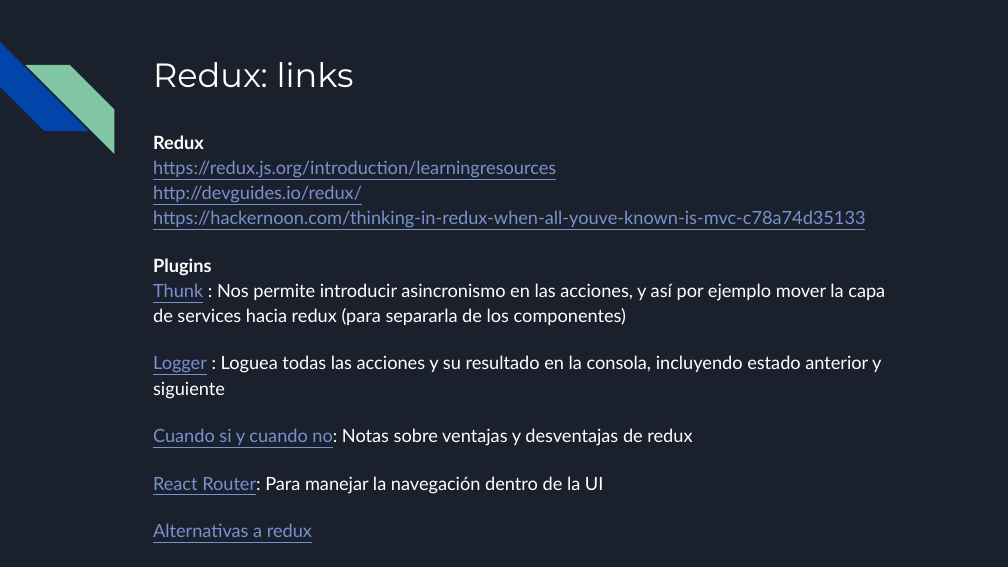
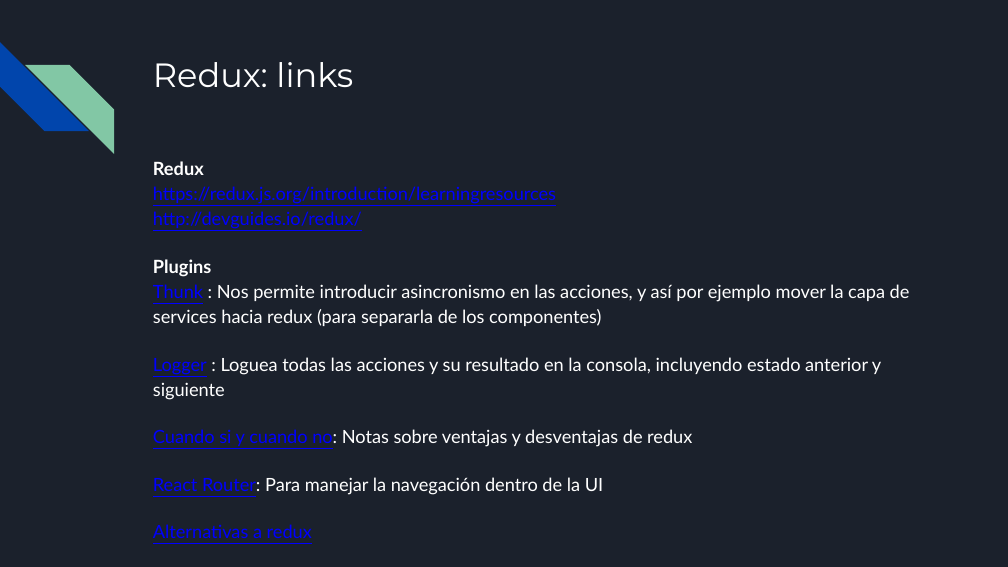
Before and after one commit to francisco-pinchentti/react-basics, a slide deck: slide 33 of docs/React.odp (slide 34 before the commit). Drawn at 1008x567 pixels with LibreOffice and Linux fonts; fonts in the diff are those of the drawing. Boxes give left, top, right and bottom in pixels: in the first picture for what was removed or moved away, otherwise in the second. Text is boxed around its words. In the diff, an @@ line names an element or a change of style, - is before the commit and + after.

```diff
--- a/docs/React.odp
+++ b/docs/React.odp
@@ text "Redux": place and size @@
-text "Redux" at <box>153,135,885,537</box>
+text "Redux" at <box>153,161,910,538</box>
@@ text at <box>153,186,910,538</box>: text colour #7890CD to #0000FF in "https://redux.js.org/introduction/learningresources http://d ...", "Thunk", "Logger", "Cuando si y cuando no:" and 2 more places @@
@@ text at <box>153,210,866,228</box>: paragraph removed @@
-https://hackernoon.com/thinking-in-redux-when-all-youve-known-is-mvc-c78a74d35133
```
Also in this commit, not shown: 14 other slides changed, 1 slide added, 2 slides removed.
